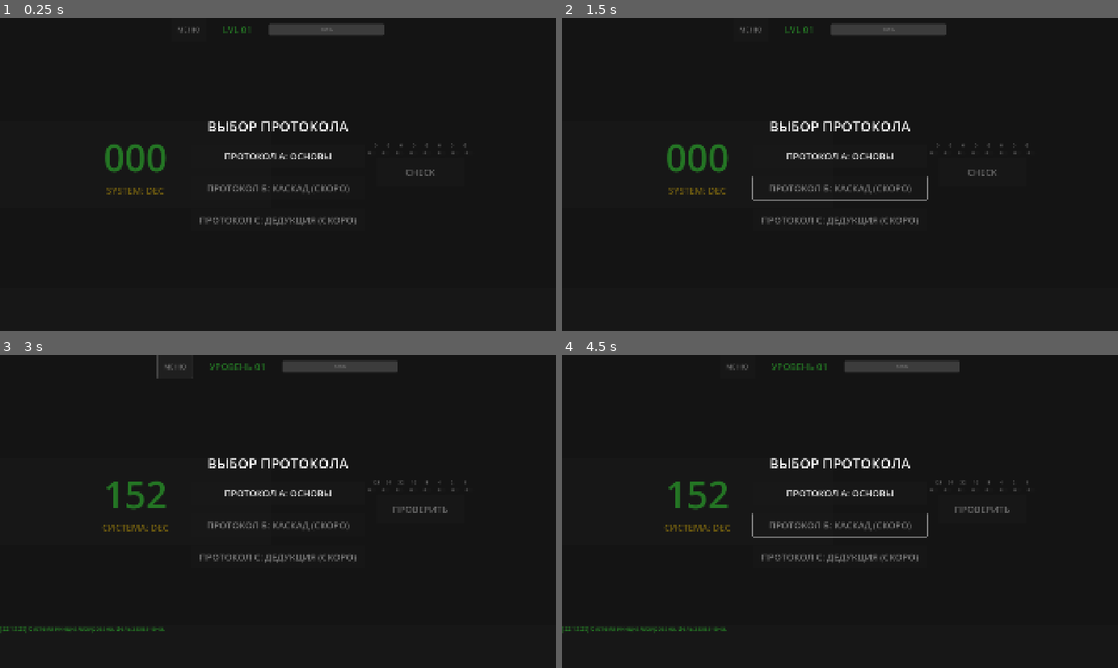
Above: before the commit, frames 1-4 (two rows, left to right).
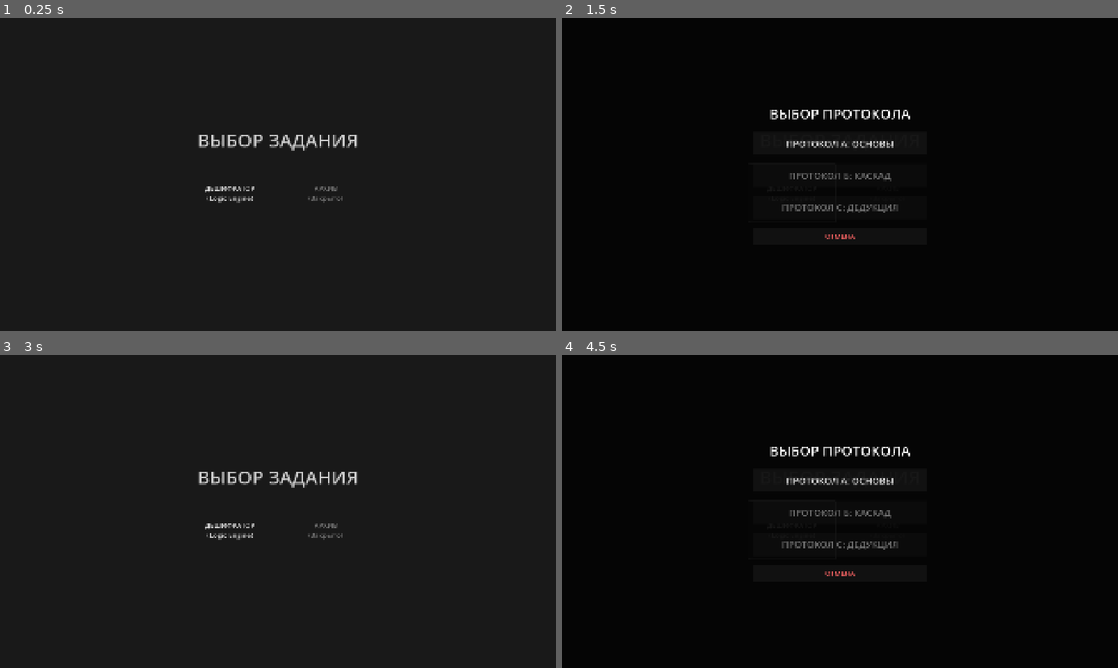
Above: after the commit, the same moments.

Repository: Nurik-dotcom/untmatric
Game: Godot game, scene res://scenes/QuestSelect.tscn
Same seed, same stepped clock (60 frames per second), same inputs: the game is played once before the commit and once after it. Before the commit the project starts from res://scenes/Decryptor.tscn.
Inputs (mouse positions are in pixels of both pictures, inside the frame that each line leads up to):
- Up to frame 1 (0.25 s): no input
- Up to frame 2 (1.5 s): click (751, 30) at 0.5 s, where only the run before the commit has a clickable "МЕНЮ"; click (789, 193) at 1.25 s, where only the run after the commit has a clickable "ДЕШИФРАТОР (Logic Engine)"
- Up to frame 3 (3 s): click "ПРОТОКОЛ А: ОСНОВЫ" at 2 s; click "МЕНЮ" at 2.75 s
- Up to frame 4 (4.5 s): click (984, 508) at 3.5 s, where only the run before the commit has a clickable "ПРОВЕРИТЬ"; click (789, 530) at 4.25 s, where only the run after the commit has a clickable "ДЕШИФРАТОР (Logic Engine)"

The runs differ from the first frame. In frame 1, 3.5% of the frame differs, in the area x 18-85%, y 2-67%; in frame 2, 4.8%; in frame 3, 3.8%; in frame 4, 5.2%, in the area x 0-85%, y 1-89%.

Commit message:
Implement Quest Select scene and move Modal there
- Created scenes/QuestSelect.tscn as the new main scene.
- Moved the 'ModeSelectionModal' from Decryptor to QuestSelect.
- Updated project.godot to launch QuestSelect on start.
- QuestSelect allows choosing 'Decryptor' quest, which opens the Modal.
- Selecting 'Protocol A' in the Modal launches the Decryptor game.
- Decryptor now has a 'Menu' button returning to QuestSelect.
- Cleaned up MainMenu and QuestStage files.

Co-authored-by: Nurik-dotcom <84225078+Nurik-dotcom@users.noreply.github.com>

Diff:
--- a/project.godot
+++ b/project.godot
@@ -11,7 +11,7 @@
 [application]
 
 config/name="UNTformatic"
-run/main_scene="res://scenes/Decryptor.tscn"
+run/main_scene="res://scenes/QuestSelect.tscn"
 config/features=PackedStringArray("4.5", "Mobile")
 config/icon="res://icon.svg"
 
--- a/scenes/Decryptor.gd
+++ b/scenes/Decryptor.gd
@@ -9,9 +9,6 @@
 @onready var container_labels = $MainLayout/ContentContainer/RightPanel/BitLabelsContainer
 @onready var btn_check = $MainLayout/ContentContainer/RightPanel/ControlButtons/CheckButton
 @onready var log_text = $MainLayout/FeedbackPanel/LogText
-
-# Modal References
-@onready var modal_selection = $ModeSelectionModal
 
 # Game State
 var current_target: int = 0
@@ -44,12 +41,8 @@
 		lbl.custom_minimum_size = Vector2(40, 0)
 		container_labels.add_child(lbl)
 
-	# Show modal on start instead of starting immediately
-	show_mode_selection()
-
-func show_mode_selection():
-	modal_selection.visible = true
-	is_level_active = false
+	# Start Game Immediately (Modal is now in QuestSelect)
+	start_level(GlobalMetrics.current_level_index)
 
 func start_level(level_idx):
 	GlobalMetrics.start_level(level_idx)
@@ -168,12 +161,7 @@
 	log_text.add_text("[%s] %s\n" % [time_str, msg])
 	log_text.pop()
 
-# --- Modal & Menu Callbacks ---
-
+# --- Navigation ---
 func _on_menu_button_pressed():
-	show_mode_selection()
-
-func _on_complexity_a_pressed():
-	modal_selection.visible = false
-	# Reset or Start Protocol A
-	start_level(0)
+	# Go back to Quest Select
+	get_tree().change_scene_to_file("res://scenes/QuestSelect.tscn")
--- /dev/null
+++ b/scenes/QuestSelect.gd
@@ -0,0 +1,24 @@
+extends Control
+
+@onready var modal = $ModalLayer/ModeSelectionModal
+
+func _ready():
+	modal.visible = false
+
+func _on_quest_button_pressed():
+	# Show the difficulty selection modal
+	modal.visible = true
+
+func _on_complexity_a_pressed():
+	# Start the game with Complexity A (Level 0)
+	GlobalMetrics.current_level_index = 0
+	get_tree().change_scene_to_file("res://scenes/Decryptor.tscn")
+
+func _on_complexity_b_pressed():
+	pass # Disabled
+
+func _on_complexity_c_pressed():
+	pass # Disabled
+
+func _on_close_modal_pressed():
+	modal.visible = false
--- /dev/null
+++ b/scenes/QuestSelect.tscn
@@ -0,0 +1,129 @@
+[gd_scene load_steps=2 format=3]
+
+[ext_resource type="Script" path="res://scenes/QuestSelect.gd" id="1_script"]
+
+[node name="QuestSelect" type="Control"]
+layout_mode = 3
+anchors_preset = 15
+anchor_right = 1.0
+anchor_bottom = 1.0
+grow_horizontal = 2
+grow_vertical = 2
+script = ExtResource("1_script")
+
+[node name="Background" type="ColorRect" parent="."]
+layout_mode = 1
+anchors_preset = 15
+anchor_right = 1.0
+anchor_bottom = 1.0
+grow_horizontal = 2
+grow_vertical = 2
+color = Color(0.1, 0.1, 0.1, 1)
+
+[node name="MainLayout" type="VBoxContainer" parent="."]
+layout_mode = 1
+anchors_preset = 15
+anchor_right = 1.0
+anchor_bottom = 1.0
+grow_horizontal = 2
+grow_vertical = 2
+theme_override_constants/separation = 40
+alignment = 1
+
+[node name="Title" type="Label" parent="MainLayout"]
+layout_mode = 2
+theme_override_colors/font_color = Color(0.8, 0.8, 0.8, 1)
+theme_override_font_sizes/font_size = 64
+text = "ВЫБОР ЗАДАНИЯ"
+horizontal_alignment = 1
+
+[node name="QuestGrid" type="GridContainer" parent="MainLayout"]
+layout_mode = 2
+size_flags_horizontal = 4
+theme_override_constants/h_separation = 30
+theme_override_constants/v_separation = 30
+columns = 3
+
+[node name="QuestBtn" type="Button" parent="MainLayout/QuestGrid"]
+custom_minimum_size = Vector2(300, 200)
+layout_mode = 2
+theme_override_font_sizes/font_size = 24
+text = "ДЕШИФРАТОР
+(Logic Engine)"
+
+[node name="QuestBtn2" type="Button" parent="MainLayout/QuestGrid"]
+custom_minimum_size = Vector2(300, 200)
+layout_mode = 2
+theme_override_font_sizes/font_size = 24
+disabled = true
+text = "АРХИВ
+(Закрыто)"
+
+[node name="ModalLayer" type="CanvasLayer" parent="."]
+
+[node name="ModeSelectionModal" type="Panel" parent="ModalLayer"]
+visible = false
+anchors_preset = 15
+anchor_right = 1.0
+anchor_bottom = 1.0
+grow_horizontal = 2
+grow_vertical = 2
+
+[node name="BackgroundDim" type="ColorRect" parent="ModalLayer/ModeSelectionModal"]
+layout_mode = 1
+anchors_preset = 15
+anchor_right = 1.0
+anchor_bottom = 1.0
+grow_horizontal = 2
+grow_vertical = 2
+color = Color(0, 0, 0, 0.8)
+
+[node name="CenterContainer" type="CenterContainer" parent="ModalLayer/ModeSelectionModal"]
+layout_mode = 1
+anchors_preset = 15
+anchor_right = 1.0
+anchor_bottom = 1.0
+grow_horizontal = 2
+grow_vertical = 2
+
+[node name="VBoxContainer" type="VBoxContainer" parent="ModalLayer/ModeSelectionModal/CenterContainer"]
+custom_minimum_size = Vector2(600, 400)
+layout_mode = 2
+theme_override_constants/separation = 30
+
+[node name="Title" type="Label" parent="ModalLayer/ModeSelectionModal/CenterContainer/VBoxContainer"]
+layout_mode = 2
+theme_override_font_sizes/font_size = 48
+text = "ВЫБОР ПРОТОКОЛА"
+horizontal_alignment = 1
+
+[node name="BtnComplexityA" type="Button" parent="ModalLayer/ModeSelectionModal/CenterContainer/VBoxContainer"]
+custom_minimum_size = Vector2(0, 80)
+layout_mode = 2
+theme_override_font_sizes/font_size = 32
+text = "ПРОТОКОЛ А: ОСНОВЫ"
+
+[node name="BtnComplexityB" type="Button" parent="ModalLayer/ModeSelectionModal/CenterContainer/VBoxContainer"]
+custom_minimum_size = Vector2(0, 80)
+layout_mode = 2
+theme_override_font_sizes/font_size = 32
+disabled = true
+text = "ПРОТОКОЛ Б: КАСКАД"
+
+[node name="BtnComplexityC" type="Button" parent="ModalLayer/ModeSelectionModal/CenterContainer/VBoxContainer"]
+custom_minimum_size = Vector2(0, 80)
+layout_mode = 2
+theme_override_font_sizes/font_size = 32
+disabled = true
+text = "ПРОТОКОЛ С: ДЕДУКЦИЯ"
+
+[node name="BtnClose" type="Button" parent="ModalLayer/ModeSelectionModal/CenterContainer/VBoxContainer"]
+custom_minimum_size = Vector2(0, 60)
+layout_mode = 2
+theme_override_colors/font_color = Color(1, 0.4, 0.4, 1)
+theme_override_font_sizes/font_size = 24
+text = "ОТМЕНА"
+
+[connection signal="pressed" from="MainLayout/QuestGrid/QuestBtn" to="." method="_on_quest_button_pressed"]
+[connection signal="pressed" from="ModalLayer/ModeSelectionModal/CenterContainer/VBoxContainer/BtnComplexityA" to="." method="_on_complexity_a_pressed"]
+[connection signal="pressed" from="ModalLayer/ModeSelectionModal/CenterContainer/VBoxContainer/BtnClose" to="." method="_on_close_modal_pressed"]
